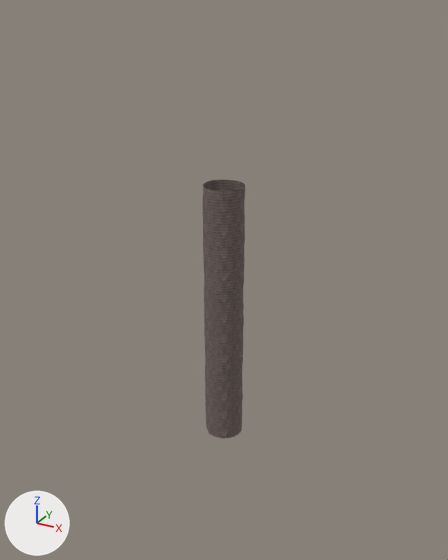
The OBJ model Assets/Venues/StoryHell/Models/Set/Circle8Walls.obj: old version first, new version second.
One viewpoint serves both versions: a 50 mm camera at (239.0, -434.0, 253.0) aimed at (-6.0, 12.0, 30.0). Lighting does not change. The marker at lower left points along +X, +Y and +Z. The older version comes first. Where no turn or scale is listed for an object, it has been applied to the vertices.

In view in the first picture: 'Circle8Walls'.
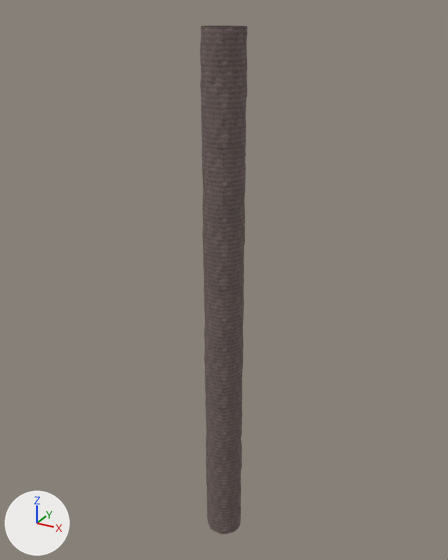
Pixel boxes [x1, y1, x2, y2] of what changed, in the pictures (448 x 560 px):
'Circle8Walls', reshaped (12% wider, 96% taller)
    before: [203, 180, 245, 439]
    after: [200, 26, 247, 534]
part 1 of me_circle8walls, built on
    before: [204, 222, 245, 394]
    after: [200, 26, 247, 394]
part 2 of me_circle8walls, added
    after: [206, 427, 242, 534]

Edits to the bpy script that builds the scene:
```text
Change me_circle8walls:
    used by ob_circle8walls; location = (0.0, 0.0, 0.0)
    remove me_circle8walls.from_pydata(...)  # 1372 vertices, 2688 faces; spans x -17.0..18.0, y -18.0..18.0, z -120.0..120.0
    add me_circle8walls.from_pydata(...)  # 2716 vertices, 5376 faces; spans x -18.0..18.0, y -18.0..18.0, z -240.0..240.0
    me_circle8walls part 1: 83 vertices moved from x -17.0..18.0, y -18.0..17.0, z -70.0..85.0 to x -18.0..18.0, y -18.0..17.0, z -70.0..85.0; 672 vertices added at x -18.0..18.0, y -18.0..18.0, z 125.0..240.0
    me_circle8walls part 2: 672 vertices added at x -18.0..18.0, y -18.0..18.0, z -240.0..-125.0
```
